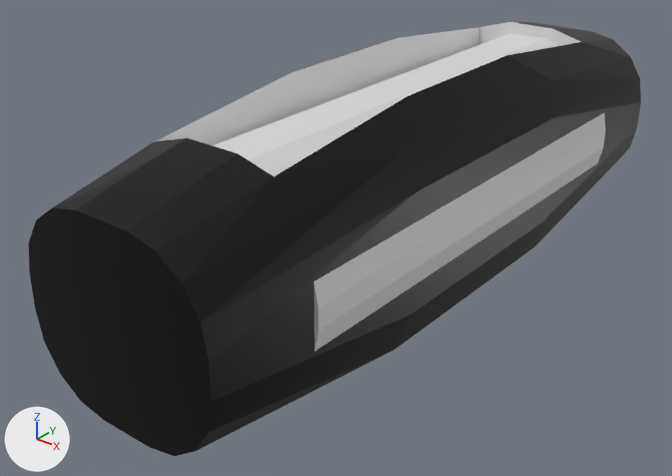
Before and after pictures for a commit that changed the FBX model Gymnasiearbete/Assets/Models/Weapon-Healing-Stock.fbx.
Both versions are drawn from a camera (50 mm lens) standing at (2.71, -1.95, 1.98) and looking at (-0.2, 1.68, -0.27). Every picture has the same lights, and +X, +Y and +Z are marked at lower left. Where no turn or scale is listed for an object, it has been applied to the vertices.

Objects in the first picture: 'Weapon-Healing-Stock'.
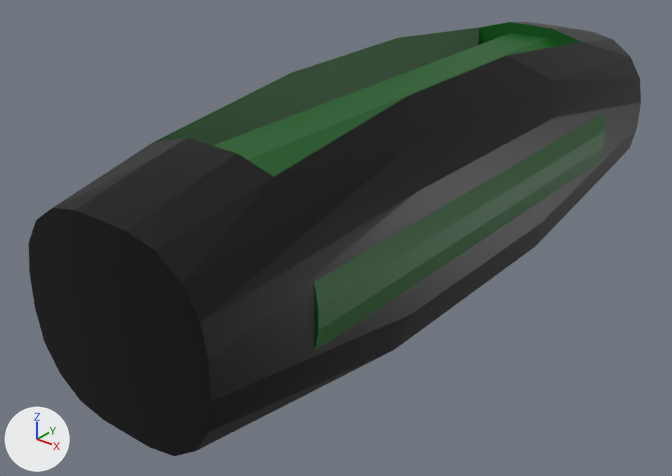
Boxes [x1, y1, x2, y2] around the edits, measured in the pictures (672 x 476 px):
```json
{"object": "Weapon-Healing-Stock", "change": "recoloured", "before": [152, 22, 609, 354], "after": [152, 22, 609, 354], "on screen": "grey to green"}
```

The change, as JSON lines over the scene's bpy script:
```json
{"op": "set", "path": "mat_background.base_color", "old": "(0.711, 0.711, 0.711)", "new": "(0.00243, 0.102, 0.00802)", "note": "light grey #dbdbdb -> dark green #085a16"}
```
